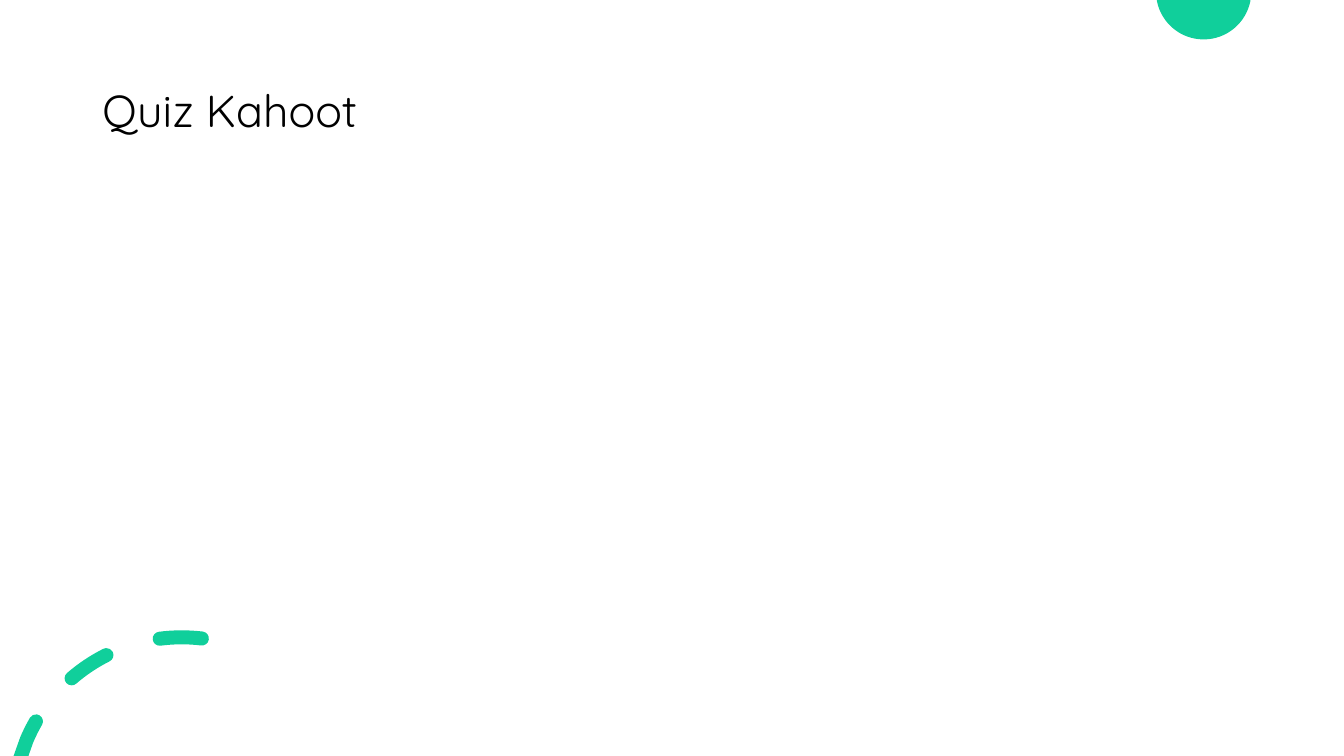
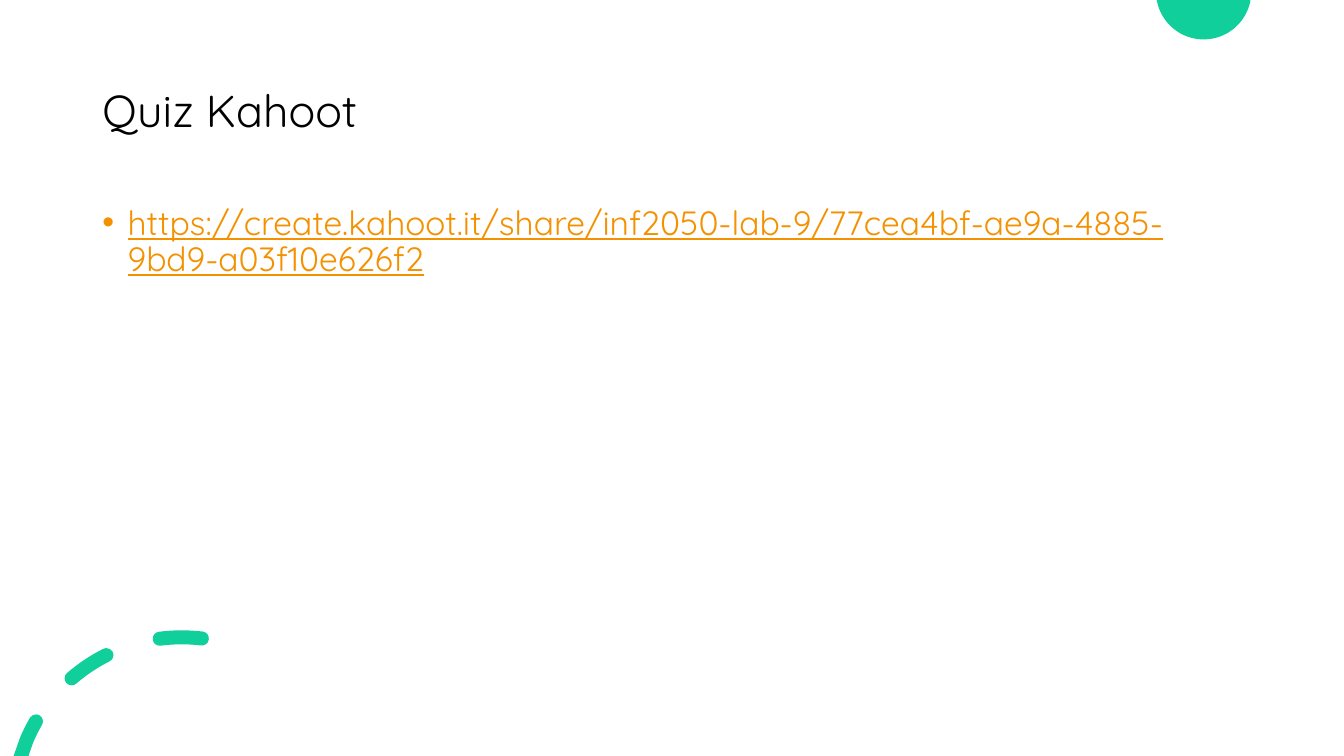
Before and after one commit to George-Fam/Sols-INF2050-H2025, a slide deck: slide 12 of Labo9/INF2050 Lab 9.pptx. Drawn at 1344x756 pixels with LibreOffice and Linux fonts; fonts in the diff are those of the drawing. Boxes give left, top, right and bottom in pixels: in the first picture for what was removed or moved away, otherwise in the second. Text is boxed around its words. In the diff, an @@ line names an element or a change of style, - is before the commit and + after.

```diff
--- a/Labo9/INF2050 Lab 9.pptx
+++ b/Labo9/INF2050 Lab 9.pptx
@@ text added at box(128, 208, 1163, 276), 24 pt, text #F49100, underline @@
+• https://create.kahoot.it/share/inf2050-lab-9/77cea4bf-ae9a-4885-9bd9-a03f10e626f2
```
Also in this commit, not shown: 1 other file.
